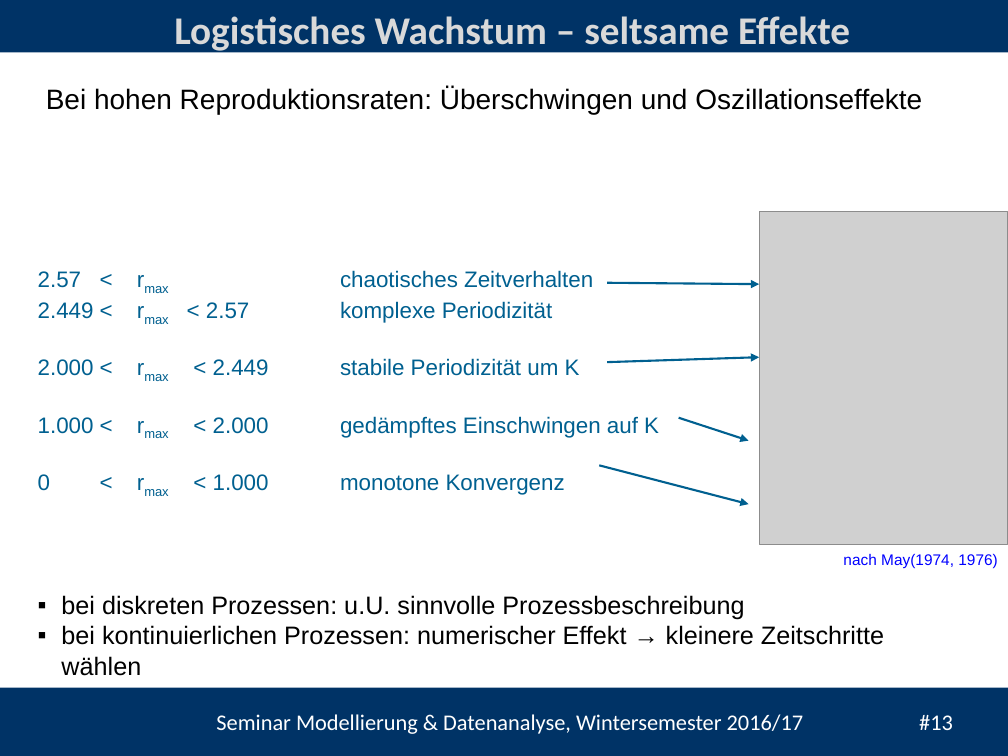
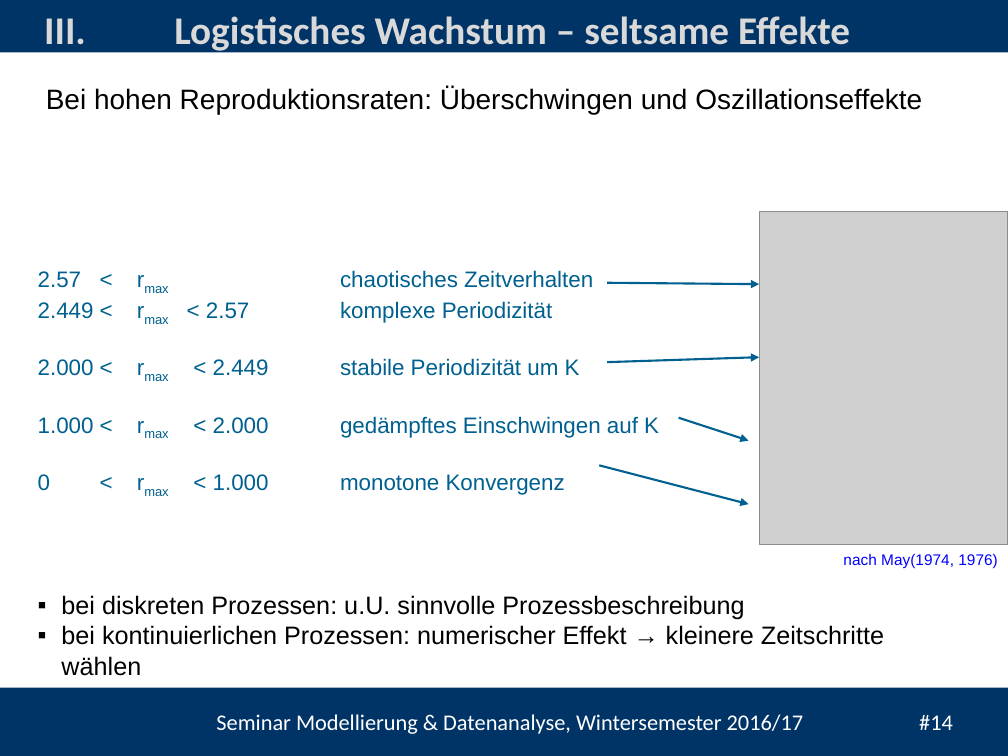
Before and after one commit to heistermann/Einf_Modellierung, a slide deck: slide 14 of Termin_2/Termin_2_Populationsmodelle.pptx (slide 13 before the commit). Drawn at 1008x756 pixels with LibreOffice and Linux fonts; fonts in the diff are those of the drawing; grey boxes stand for pictures; background and template pictures are left out. Boxes give left, top, right and bottom in pixels: in the first picture for what was removed or moved away, otherwise in the second. Text is boxed around its words. In the diff, an @@ line names an element or a change of style, - is before the commit and + after.

```diff
--- a/Termin_2/Termin_2_Populationsmodelle.pptx
+++ b/Termin_2/Termin_2_Populationsmodelle.pptx
@@ text added at bbox=[44, 18, 86, 54], 28 pt, text #D9D9D9, bold @@
+III.
@@ text at bbox=[216, 714, 953, 734]: text changed @@
-Seminar Modellierung & Datenanalyse, Wintersemester 2016/17 #13
+Seminar Modellierung & Datenanalyse, Wintersemester 2016/17 #14
```
Also in this commit, not shown: 12 other slides changed, 1 slide added, 5 other files.
